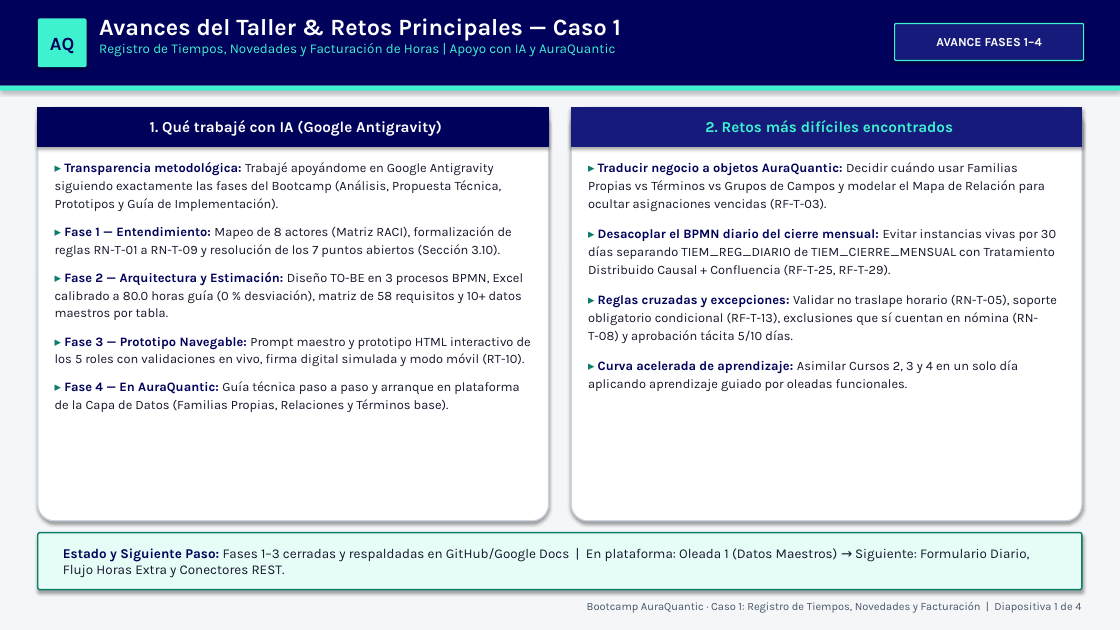
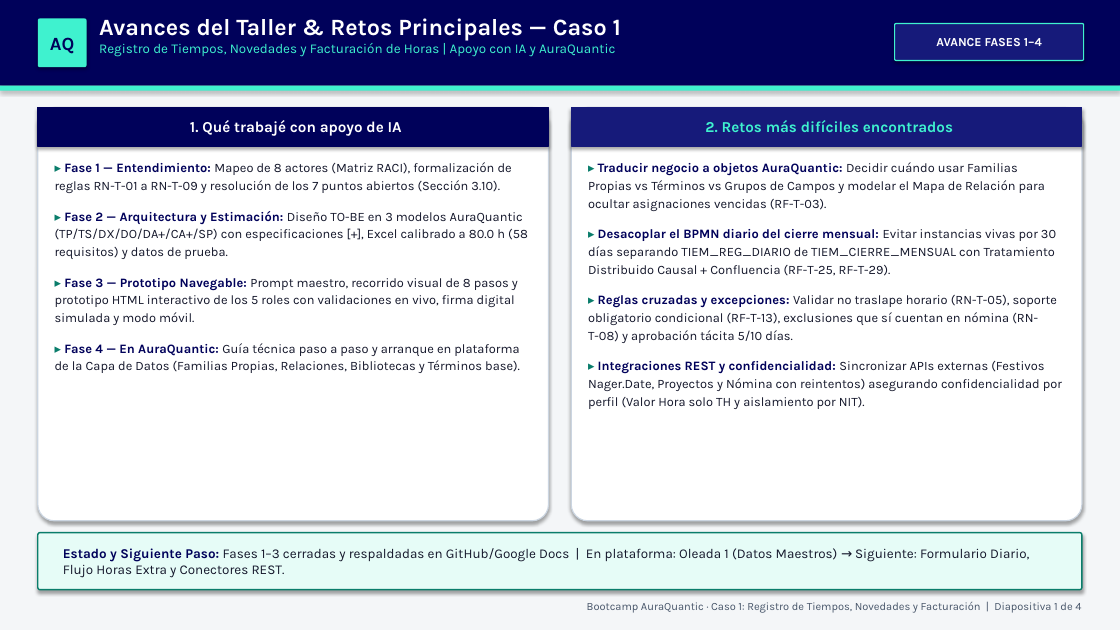
Before and after one commit to jairoandresg32/Boot_camp_AuraQuantic, a slide deck: slide 1 of Caso1_Avance_Bootcamp_AuraQuantic.pptx. Drawn at 1120x630 pixels with LibreOffice and Linux fonts; fonts in the diff are those of the drawing. Boxes give left, top, right and bottom in pixels: in the first picture for what was removed or moved away, otherwise in the second. Text is boxed around its words. In the diff, an @@ line names an element or a change of style, - is before the commit and + after.

```diff
--- a/Caso1_Avance_Bootcamp_AuraQuantic.pptx
+++ b/Caso1_Avance_Bootcamp_AuraQuantic.pptx
@@ text in rectangle at [190,120,402,136]: text changed @@
-1. Qué trabajé con IA (Google Antigravity)
+1. Qué trabajé con apoyo de IA
@@ text at [55,162,502,211]: paragraph removed @@
-▸ Transparencia metodológica: Trabajé apoyándome en Google Antigravity siguiendo exactamente las fases del Bootcamp (Análisis, Propuesta Técnica, Prototipos y Guía de Implementación).
@@ text at [55,162,512,193]: more space between paragraphs @@
@@ text at [55,211,528,373]: text changed @@
-▸ Fase 2 — Arquitectura y Estimación: Diseño TO-BE en 3 procesos BPMN, Excel calibrado a 80.0 horas guía (0 % desviación), matriz de 58 requisitos y 10+ datos maestros por tabla.
-▸ Fase 3 — Prototipo Navegable: Prompt maestro y prototipo HTML interactivo de los 5 roles con validaciones en vivo, firma digital simulada y modo móvil (RT-10).
-▸ Fase 4 — En AuraQuantic: Guía técnica paso a paso y arranque en plataforma de la Capa de Datos (Familias Propias, Relaciones y Términos base).
+▸ Fase 2 — Arquitectura y Estimación: Diseño TO-BE en 3 modelos AuraQuantic (TP/TS/DX/DO/DA+/CA+/SP) con especificaciones [+], Excel calibrado a 80.0 h (58 requisitos) y datos de prueba.
+▸ Fase 3 — Prototipo Navegable: Prompt maestro, recorrido visual de 8 pasos y prototipo HTML interactivo de los 5 roles con validaciones en vivo, firma digital simulada y modo móvil.
+▸ Fase 4 — En AuraQuantic: Guía técnica paso a paso y arranque en plataforma de la Capa de Datos (Familias Propias, Relaciones, Bibliotecas y Términos base).
@@ text at [588,361,1062,409]: text changed @@
-▸ Curva acelerada de aprendizaje: Asimilar Cursos 2, 3 y 4 en un solo día aplicando aprendizaje guiado por oleadas funcionales.
+▸ Integraciones REST y confidencialidad: Sincronizar APIs externas (Festivos Nager.Date, Proyectos y Nómina con reintentos) asegurando confidencialidad por perfil (Valor Hora solo TH y aislamiento por NIT).
```
Also in this commit, not shown: 1 other slide changed.
